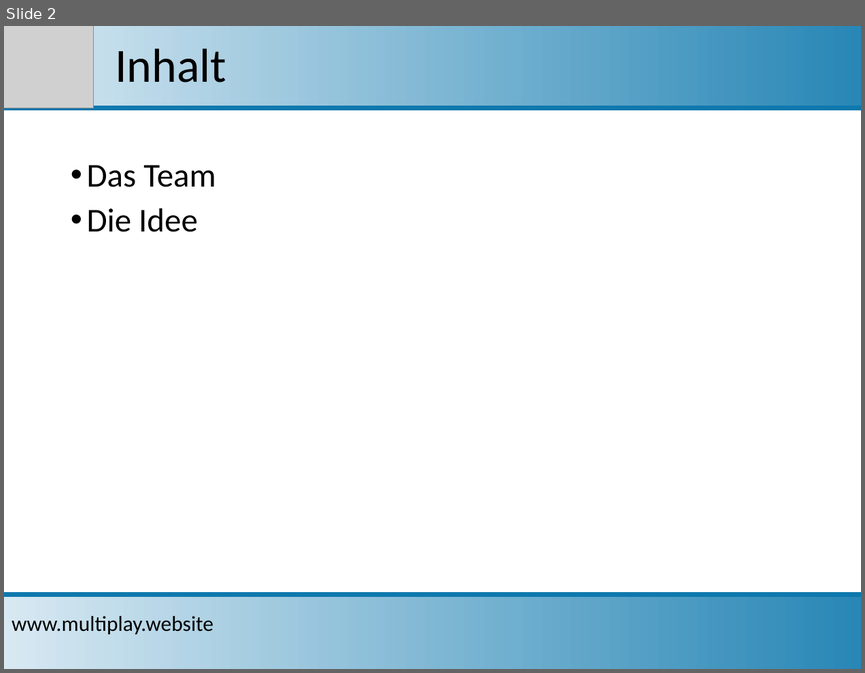
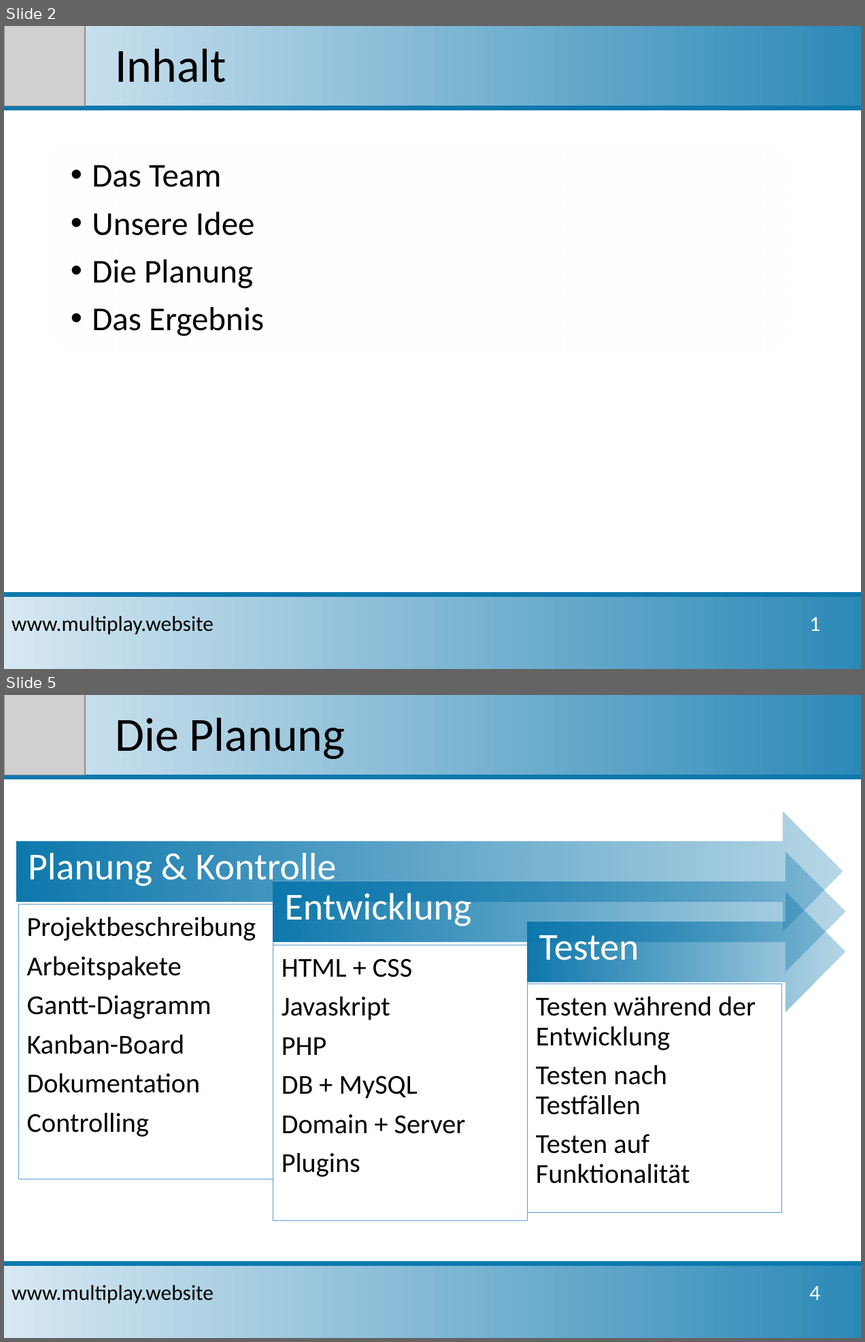
Before and after one commit to sbrinnich/MultiPlay, a slide deck: doc/Projektpraesentation_2016-11-30.pptx. Shown one above the other, each under a label of ours: slide 2 before the commit, slides 2 and 5 after it; the slides between them are not shown. The pictures are 865x673 and 865x1342 pixels, drawn with LibreOffice and Linux fonts; fonts in the diff are those of the drawing; grey boxes stand for pictures; background and template pictures are left out. Boxes give left, top, right and bottom in pixels: in the first picture for what was removed or moved away, otherwise in the second. Text is boxed around its words. In the diff, an @@ line names an element or a change of style, - is before the commit and + after.

Commit message:
Added Text to Projektbeschreibung finalized first version of Projektpräsentation

```diff
--- a/doc/Projektpraesentation_2016-11-30.pptx
+++ b/doc/Projektpraesentation_2016-11-30.pptx
@@ slide 5 added at (4,695,861,1338), background #FFFFFF @@
@@ rectangle added at (4,695,861,777), fill gradient #F7FAFD to #0E78AD, outline #0E78AD 4 pt @@
@@ picture added at (4,695,84,775) @@
@@ title added at (115,717,345,759), 40 pt, text #000000 @@
+Die Planung
@@ group added at (16,811,844,1221): 6 texts, 3 right arrows, 3 rectangles @@
+Planung & Kontrolle
+Projektbeschreibung
+Arbeitspakete
+Gantt-Diagramm
+Kanban-Board
+Dokumentation
+Controlling
+Entwicklung
+HTML + CSS
+Javaskript
+PHP
+DB + MySQL
+Domain + Server
+Plugins
+Testen
+Testen während der Entwicklung
+Testen nach Testfällen
+Testen auf Funktionalität
@@ rectangle added at (4,1263,861,1338), fill gradient #F7FAFD to #0E78AD, outline #0E78AD 4 pt @@
@@ text added at (11,1285,213,1303), 18 pt, text #000000 @@
+www.multiplay.website
@@ text added at (809,1285,820,1300), 18 pt, text #FFFFFF @@
+4
@@ slide 2 changed as well @@
@@ picture: place and size @@
-picture at (4,26,93,108)
+picture at (4,26,84,106)
@@ rounded rectangle added at (43,141,794,356), fill gradient #FFFFFF @@
@@ text at (92,165,221,187): indent changed; more space between paragraphs @@
@@ text at (92,212,264,336): text changed @@
-• Die Idee
+• Unsere Idee
+• Die Planung
+• Das Ergebnis
@@ text added at (809,616,820,631), 18 pt, text #FFFFFF @@
+1
```
Also in this commit, not shown: 3 other slides added, 2 other files.
